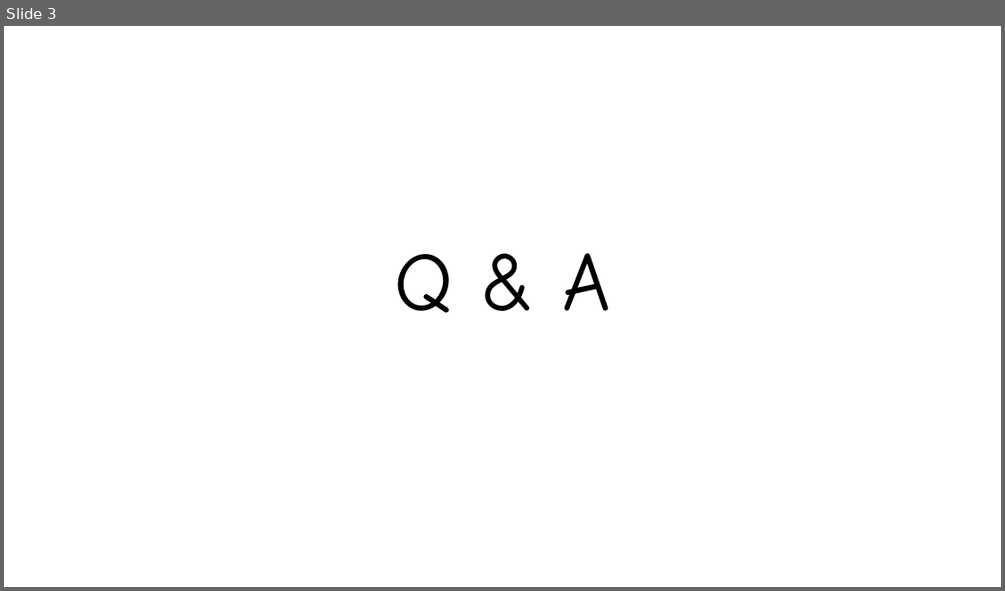
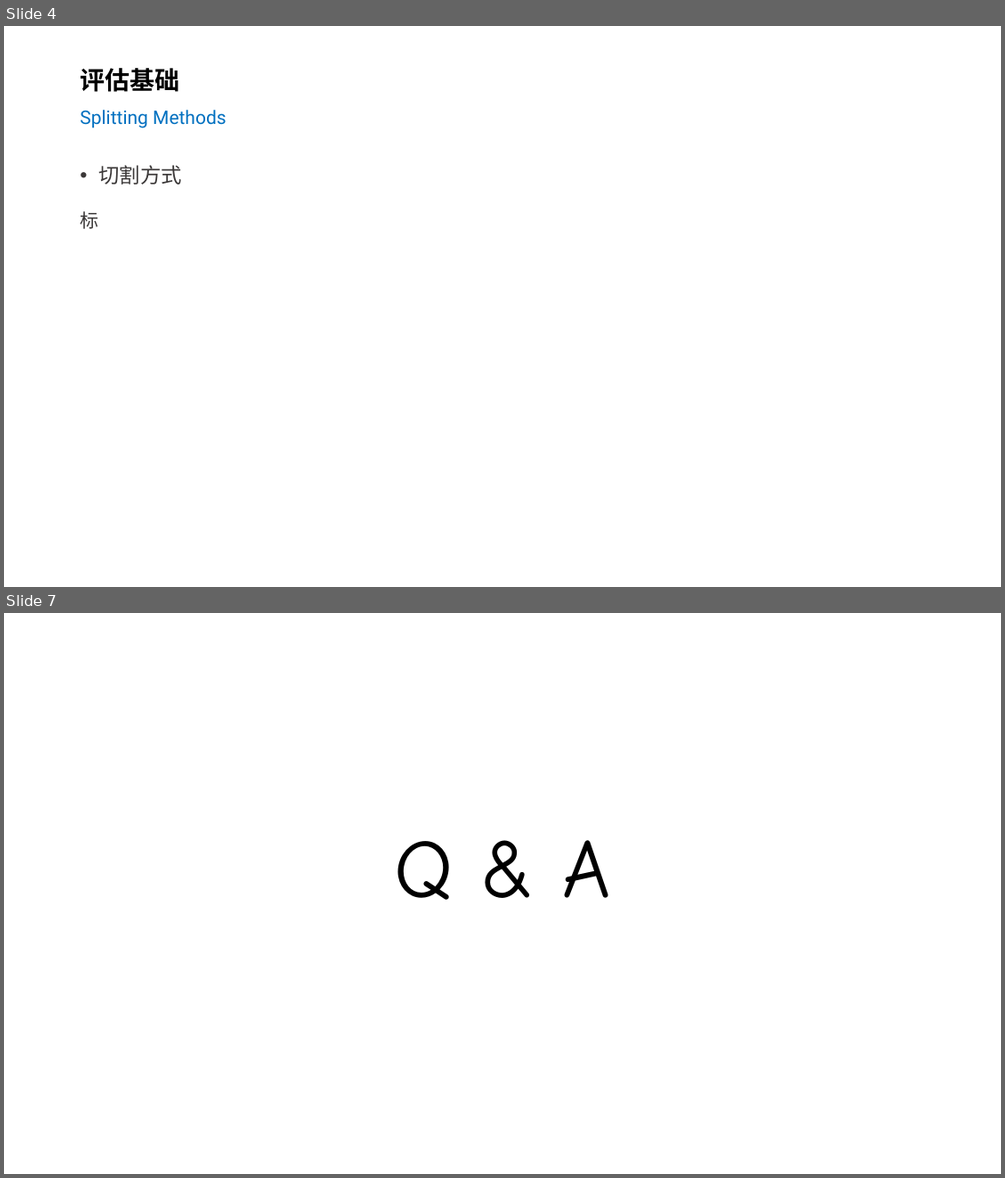
Before and after one commit to silentbalanceyh/cda-exam, a slide deck: ppt/08.模型评估.pptx. Shown one above the other, each under a label of ours: slide 3 before the commit, slides 4 and 7 after it; the slides between them are not shown. The pictures are 1005x591 and 1005x1178 pixels, drawn with LibreOffice and Linux fonts; fonts in the diff are those of the drawing; background and template pictures are left out. Boxes give left, top, right and bottom in pixels: in the first picture for what was removed or moved away, otherwise in the second. Text is boxed around its words. In the diff, an @@ line names an element or a change of style, - is before the commit and + after.

```diff
--- a/ppt/08.模型评估.pptx
+++ b/ppt/08.模型评估.pptx
@@ slide 4 added at <box>4,26,1001,587</box>, background #FFFFFF @@
@@ title added at <box>80,68,226,128</box>, 18 pt, text #0070C0 @@
+评估基础
+Splitting Methods
@@ text added at <box>80,165,181,229</box>, 20 pt, text #3B3838 @@
+• 切割方式
+标
@@ what was slide 3 is now slide 7 @@
```
Also in this commit, not shown: 2 slides changed, 3 other slides added, 23 other files.
